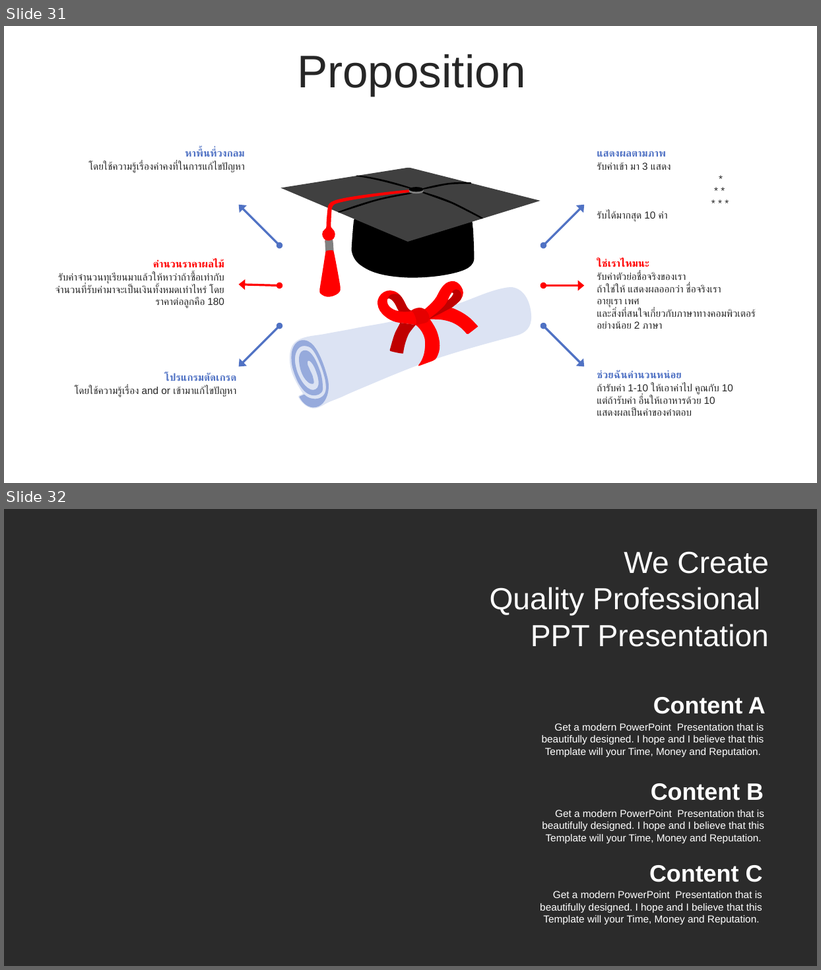
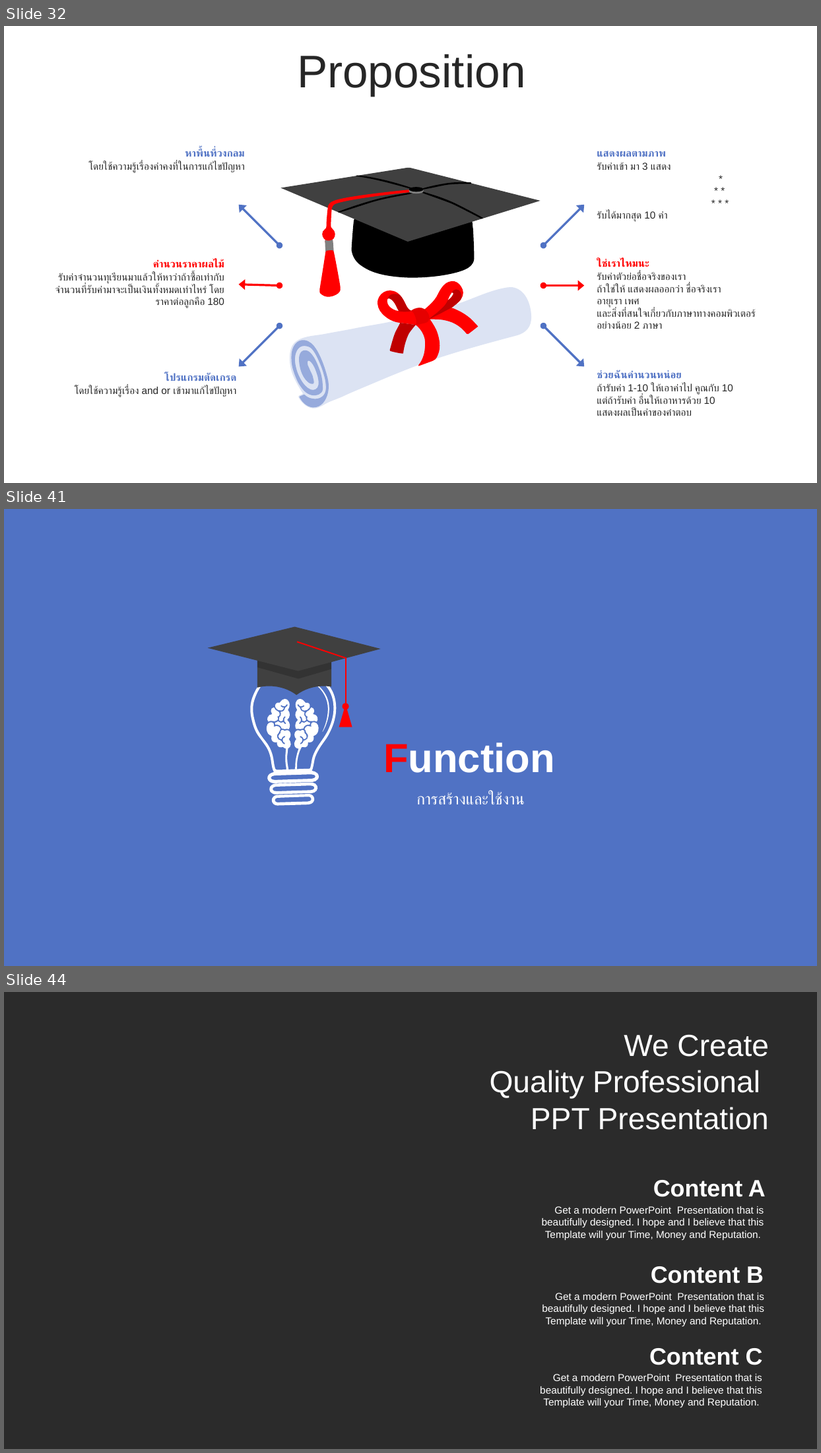
Before and after one commit to WatcharapolxFa/SolveProblemsIn-C-Language, a slide deck: LearnC/C.pptx. Shown one above the other, each under a label of ours: slides 31 and 32 before the commit, slides 32, 41 and 44 after it; the slides between them are not shown. The pictures are 821x970 and 821x1453 pixels, drawn with LibreOffice and Linux fonts; fonts in the diff are those of the drawing; background and template pictures are left out; a plain dark background stands for a picture behind light text. Boxes give left, top, right and bottom in pixels: in the first picture for what was removed or moved away, otherwise in the second. Text is boxed around its words. In the diff, an @@ line names an element or a change of style, - is before the commit and + after.

```diff
--- a/LearnC/C.pptx
+++ b/LearnC/C.pptx
@@ slide 41 added at (x1=4, y1=509, x2=817, y2=966), background #5072C4 @@
@@ group added at (x1=208, y1=626, x2=555, y2=806): 5 freeform shapes, 2 texts, 2 lines, 1 triangle, 1 ellipse @@
+Function
+การสร้างและใช้งาน
@@ what was slide 31 is now slide 32 @@
@@ what was slide 32 is now slide 44 @@
```
Also in this commit, not shown: 11 other slides added, 5 other files.
